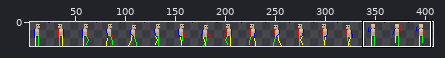
One commit to this sprite sheet: assets/data/nothing.png. Above: a wide view before the commit, with the close-up outlined.
Close-up. Earlier state:
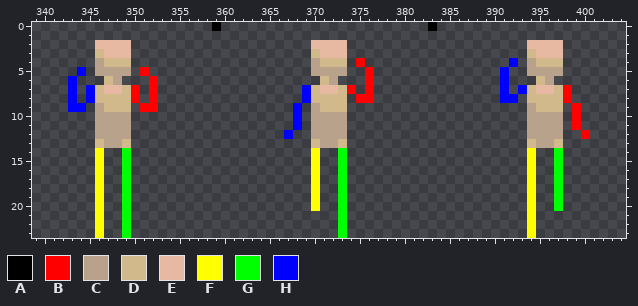
The file is 408x24 pixels. Shown: x 339..404, y 0..23. The wide view leaves out empty margins.
Palette (. is transparent): A #000000  B #ff0000  C #b9a28b  D #d1b98b  E #e8b9a2  F #ffff00  G #00ff00  H #0000ff
Pixels before, first column x 343:
 0 ................A.......................A.................
 1 ..........................................................
 2 ...EEEE....................EEEE....................EEEE...
 3 ...DEEE....................DEEE....................DEEE...
 4 ...CDDD....................CDDD.B................H.CDDD...
 5 .H.CCCC.B..................CCCC..B..............H..CCCC...
 6 H...DC...B..................DC...B..............H...DC....
 7 H.HDEEDB.B................HDEEDB.B..............H.HDEEDB..
 8 H.HDDDDB.B................HDDDD.BB..............HH.DDDDB..
 9 HH.CDDD.BB...............H.CDDD....................CDDD.B.
10 ...CCCC..................H.CCCC....................CCCC.B.
11 ...CCCC..................H.CCCC....................CCCC.B.
12 ...CCCC.................H..CCCC....................CCCC..B
13 ...DCCD....................DCCD....................DCCD...
14 ...F..G....................F..G....................F..G...
15 ...F..G....................F..G....................F..G...
16 ...F..G....................F..G....................F..G...
17 ...F..G....................F..G....................F..G...
18 ...F..G....................F..G....................F..G...
19 ...F..G....................F..G....................F..G...
20 ...F..G....................F..G....................F..G...
21 ...F..G.......................G....................F......
22 ...F..G.......................G....................F......
23 ...F..G.......................G....................F......
New version:
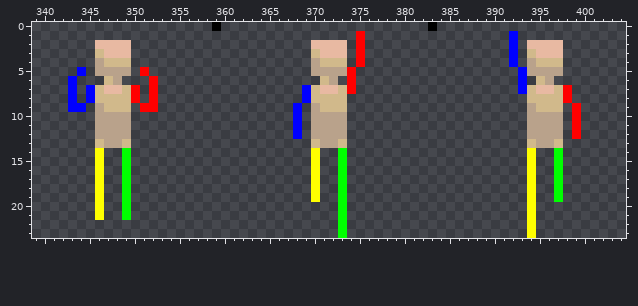
Edits made:
Changed rows in their new state; - is an unchanged pixel.
first column x 374:
 1 -B----------------H-
 2 -B----------------H-
 3 -B----------------H-
 5 B-.--------------.-H
 6 B-.--------------.-H
 7 --.--------------.--
 8 -..--------------..-
first column x 367:
12 .H------------------------------B.
first column x 346:
20 ------------------------.--------------------------.
22 .--.------------------------------------------------
23 .--.------------------------------------------------
Boxes around the changes in both close-ups, in picture pixels (x1, y1, x2, y2):
changed: (347, 31, 374, 103)
changed: (500, 31, 527, 103)
changed: (284, 130, 302, 139)
changed: (572, 130, 590, 139)
erased: (311, 202, 320, 211)
erased: (554, 202, 563, 211)
erased: (95, 220, 131, 238)
